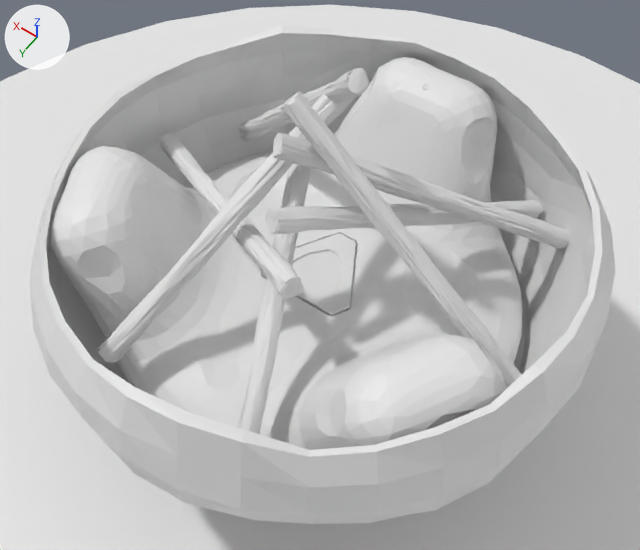
Before and after pictures for a commit that changed the Blender file P5 Virtual Environment/Assets/Physical Object/physicalObjFire.blend.
Camera for both pictures: a camera (50 mm lens) standing at (4.0153, 1.0213, 0.1856) and looking at (4.0778, 0.9338, 0.048). Arrows for +X, +Y and +Z are at upper left; the lights stay in place.

Objects in the first picture: 'Cylinder', 'Sphere', 'TRACKER-3D', 'branch', 'branch.001', 'branch.002', 'branch.003', 'branch.004', 'branch.005', 'branch.006'.
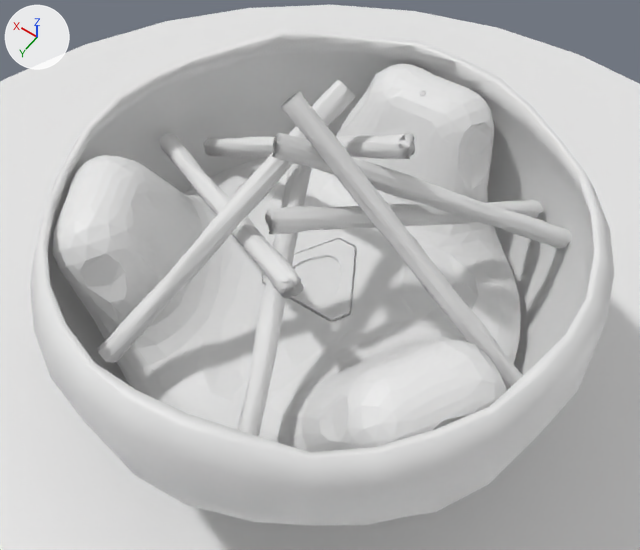
Boxes [x1, y1, x2, y2] around the edits, measured in the pictures (640 x 550 px):
'Sphere', moved: before [29, 25, 615, 524]; after [30, 28, 614, 526]
'TRACKER-3D', moved, turned: before [51, 57, 522, 450]; after [53, 64, 521, 452]
part 2 of me_cylinder_004, shading changed: [265, 200, 543, 234] in both

Diff of the bpy script that builds the scene:
```diff
--- a/P5 Virtual Environment/Assets/Physical Object/physicalObjFire.blend.py
+++ b/P5 Virtual Environment/Assets/Physical Object/physicalObjFire.blend.py
@@ me_sphere_001 @@
 me_sphere_001.from_pydata(...)  # 642 vertices, 672 faces; spans x -0.99..0.98, y -0.97..1.0, z -1.0..0.38
 # used by ob_sphere; location = (4.0798, 0.931, 0.0528); scale = (0.0555, 0.0555, 0.0389)
+# me_sphere_001 part 1: 672 kept faces spanning x -0.99..0.98, y -0.97..1.0, z -1.0..0.38 are now shaded smooth
@@ me_cylinder_004 @@
 me_cylinder_004.from_pydata(...)  # 544 vertices, 514 faces; spans x -0.99..1.01, y -1.02..1.13, z -1.0..1.0
 # used by ob_branch_002; location = (4.0664, 0.9178, 0.0584); rotation_euler = (-0.965, 0.801, -0.037), in degrees (-55, 46, -2.1); scale = (-0.00218, -0.00218, -0.0327)
+# me_cylinder_004 part 2: all faces are now shaded smooth (514 of 514 changed)
@@ ob_tracker_3d @@
 ob_tracker_3d = bpy.data.objects.new('TRACKER-3D', me_tracker_3d)
-ob_tracker_3d.location = (4.0805, 0.931, 0.0394)
+ob_tracker_3d.location = (4.0805, 0.931, 0.0375)
+ob_tracker_3d.rotation_euler = (0.0, 0.0, 0.0125)  # degrees (0, 0, 0.7)
@@ ob_sphere @@
 ob_sphere = bpy.data.objects.new('Sphere', me_sphere_001)
-ob_sphere.location = (4.0798, 0.931, 0.0528)
+ob_sphere.location = (4.0798, 0.931, 0.0521)
 ob_sphere.scale = (0.0555, 0.0555, 0.0389)
```
